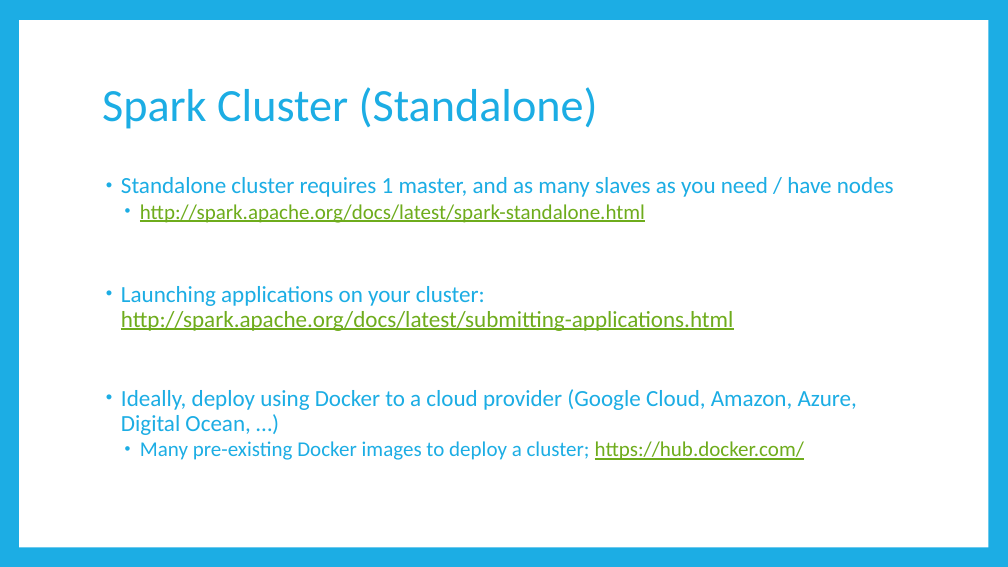
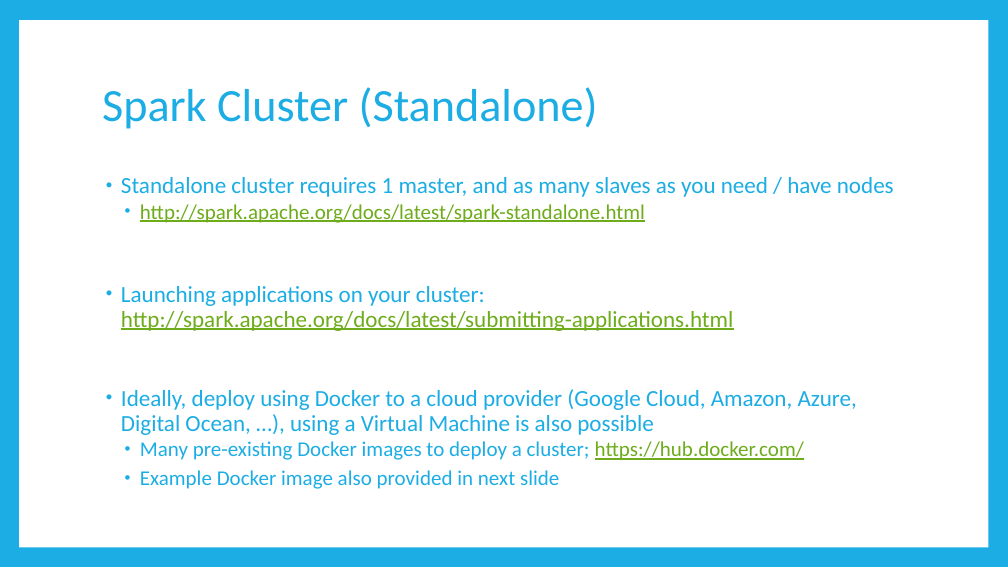
Before and after one commit to BrianSetz/spark-bootcamp, a slide deck: slide 11 of slides/Apache Spark Bootcamp.pptx (slide 10 before the commit). Drawn at 1008x567 pixels with LibreOffice and Linux fonts; fonts in the diff are those of the drawing. Boxes give left, top, right and bottom in pixels: in the first picture for what was removed or moved away, otherwise in the second. Text is boxed around its words. In the diff, an @@ line names an element or a change of style, - is before the commit and + after.

Commit message:
Updated slideware

```diff
--- a/slides/Apache Spark Bootcamp.pptx
+++ b/slides/Apache Spark Bootcamp.pptx
@@ text at (121, 389, 857, 435): text changed @@
-• Ideally, deploy using Docker to a cloud provider (Google Cloud, Amazon, Azure, Digital Ocean, …)
+• Ideally, deploy using Docker to a cloud provider (Google Cloud, Amazon, Azure, Digital Ocean, …), using a Virtual Machine is also possible
@@ text at (140, 470, 559, 489): paragraph added @@
+  • Example Docker image also provided in next slide
```
Also in this commit, not shown: 8 other slides changed, 5 slides added, 2 other files.
